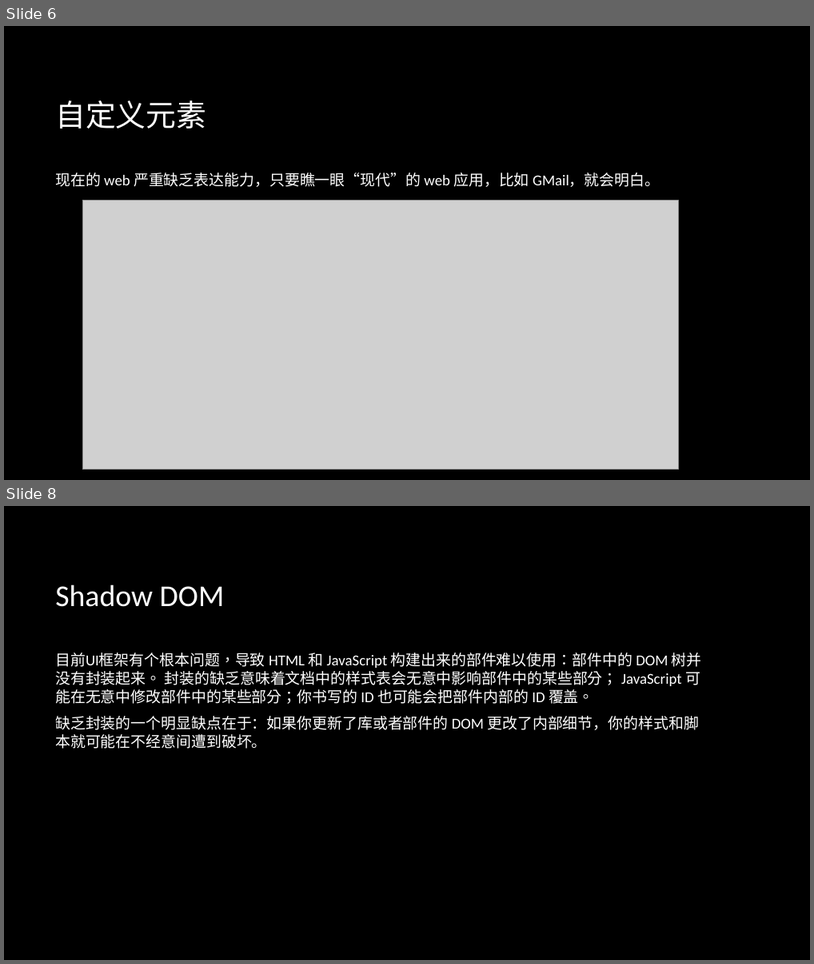
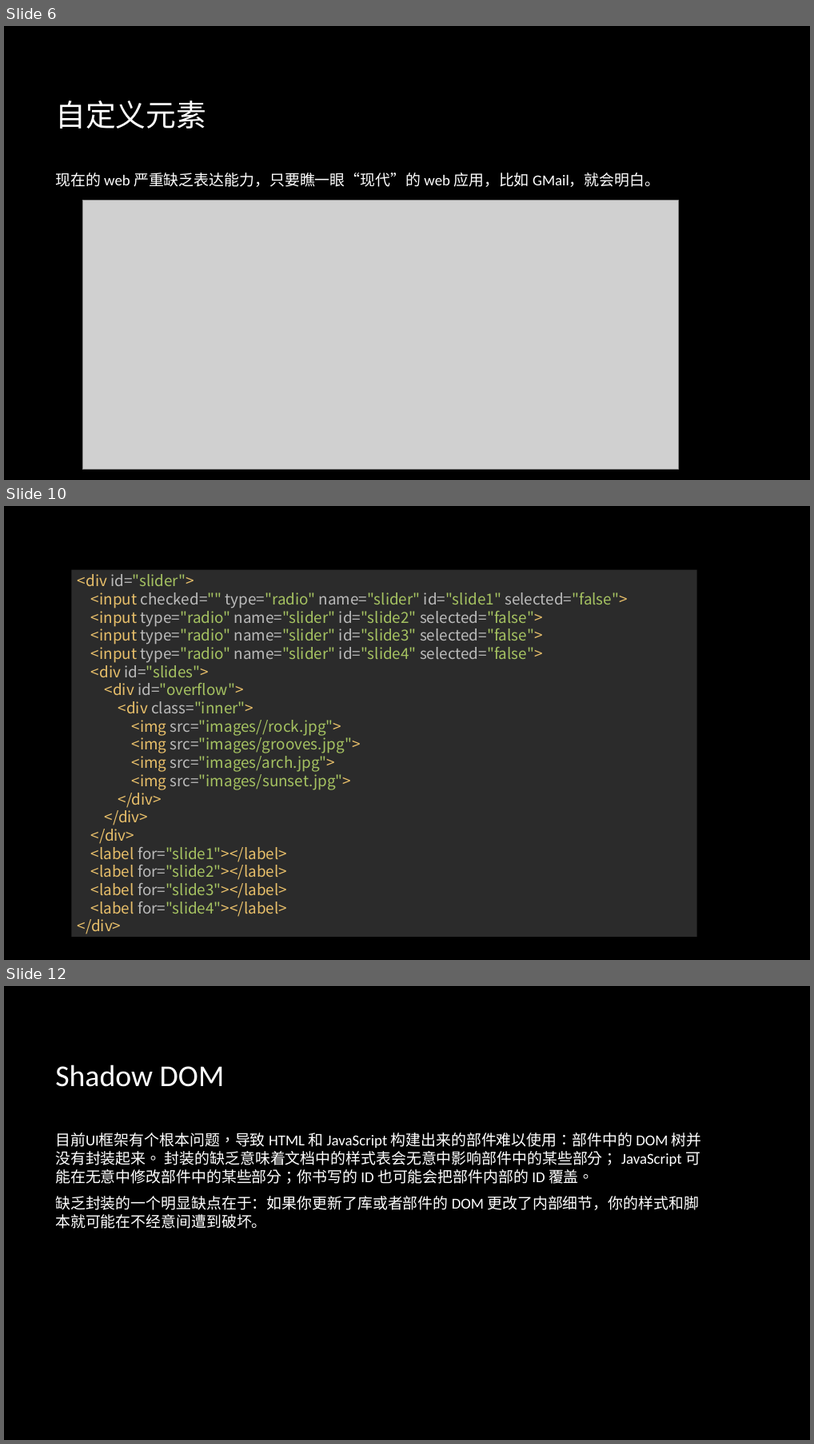
Before and after one commit to zhanglingkang/study, a slide deck: article/front-end/前端技术分享.pptx. Shown one above the other, each under a label of ours: slides 6 and 8 before the commit, slides 6, 10 and 12 after it; the slides between them are not shown. The pictures are 814x964 and 814x1444 pixels, drawn with LibreOffice and Linux fonts; fonts in the diff are those of the drawing; grey boxes stand for pictures; background and template pictures are left out. Boxes give left, top, right and bottom in pixels: in the first picture for what was removed or moved away, otherwise in the second. Text is boxed around its words. In the diff, an @@ line names an element or a change of style, - is before the commit and + after.

```diff
--- a/article/front-end/前端技术分享.pptx
+++ b/article/front-end/前端技术分享.pptx
@@ slide 10 added at box(4, 506, 810, 960), background picture (left out) @@
@@ text added at box(72, 567, 698, 939), fill #2B2B2B, 18 pt, text #A5C261 @@
+<div id="slider">
+<input checked="" type="radio" name="slider" id="slide1" selected="false">
+<input type="radio" name="slider" id="slide2" selected="false">
+<input type="radio" name="slider" id="slide3" selected="false">
+<input type="radio" name="slider" id="slide4" selected="false">
+<div id="slides">
+<div id="overflow">
+<div class="inner">
+<img src="images//rock.jpg">
+<img src="images/grooves.jpg">
+<img src="images/arch.jpg">
+<img src="images/sunset.jpg">
+</div>
+</div>
+</div>
+<label for="slide1"></label>
+<label for="slide2"></label>
+<label for="slide3"></label>
+<label for="slide4"></label>
+</div>
@@ what was slide 8 is now slide 12 @@
```
Also in this commit, not shown: 3 slides changed, 6 other slides added, 1 other file.
